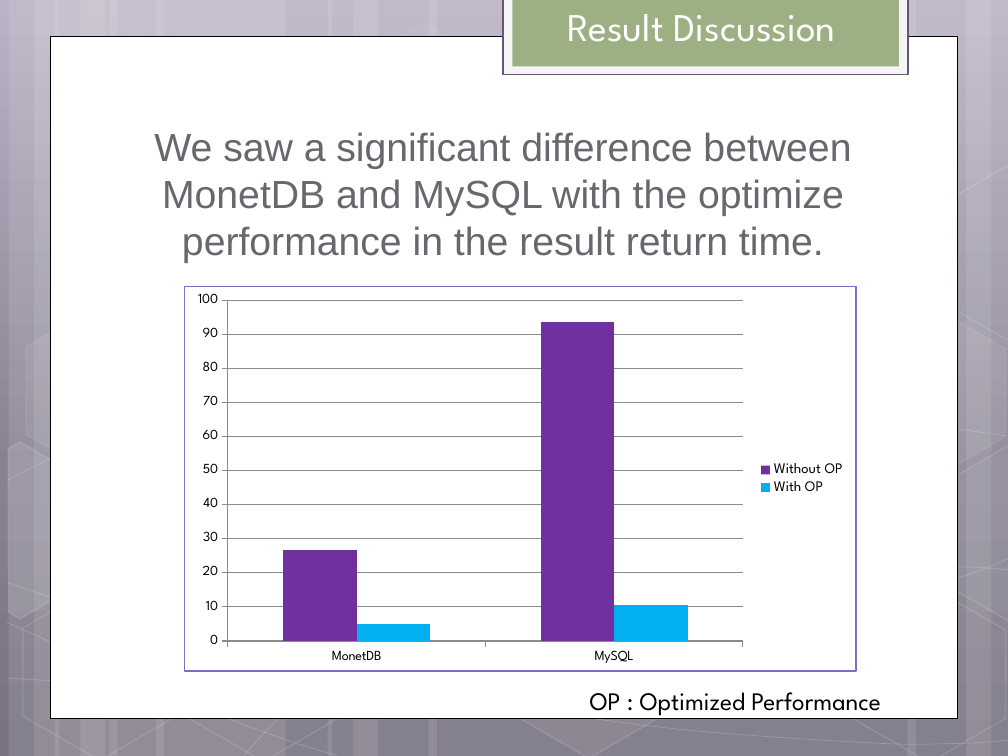
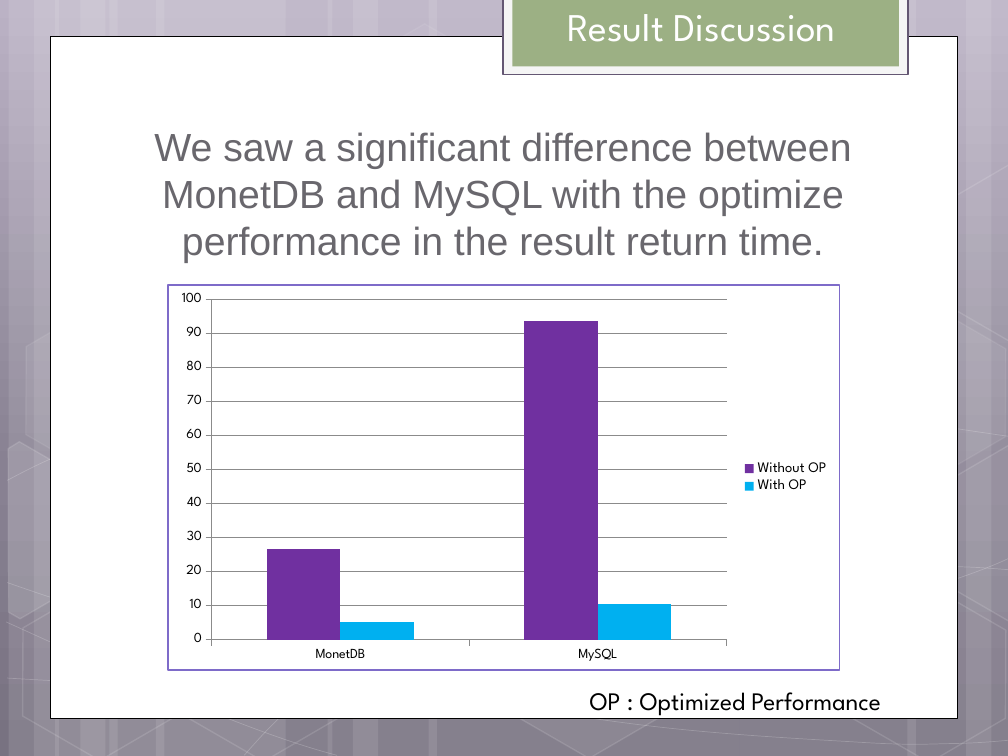
Before and after one commit to helpcat/bigdataworkshop2, a slide deck: slide 32 of slides/MonetDB workshop.pptx. Drawn at 1008x756 pixels with LibreOffice and Linux fonts; fonts in the diff are those of the drawing. Boxes give left, top, right and bottom in pixels: in the first picture for what was removed or moved away, otherwise in the second. Text is boxed around its words. In the diff, an @@ line names an element or a change of style, - is before the commit and + after.

```diff
--- a/slides/MonetDB workshop.pptx
+++ b/slides/MonetDB workshop.pptx
@@ column chart: place and size @@
-column chart at (183, 285, 857, 671)
+column chart at (167, 284, 841, 670)
```
Also in this commit, not shown: 6 other slides changed, 1 other file.
